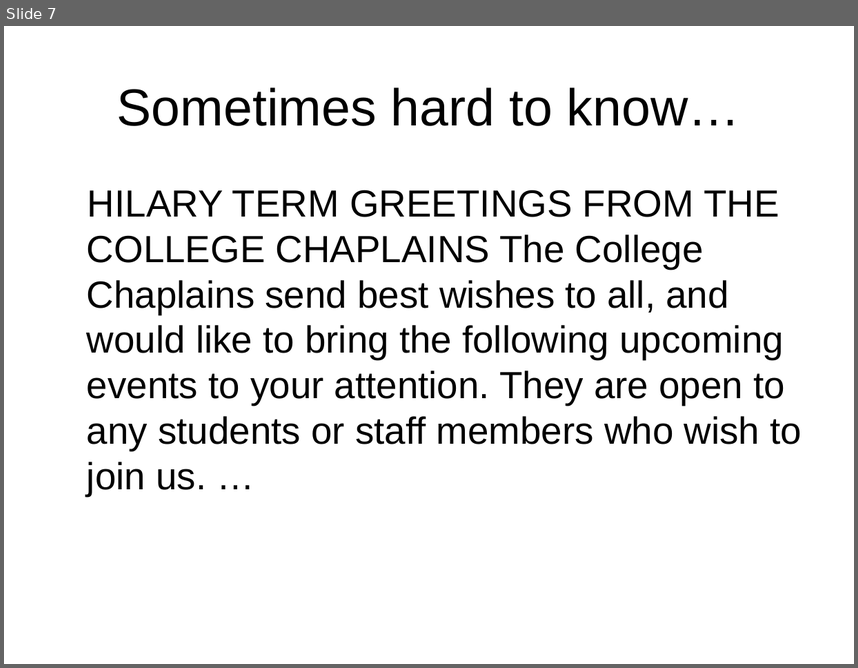
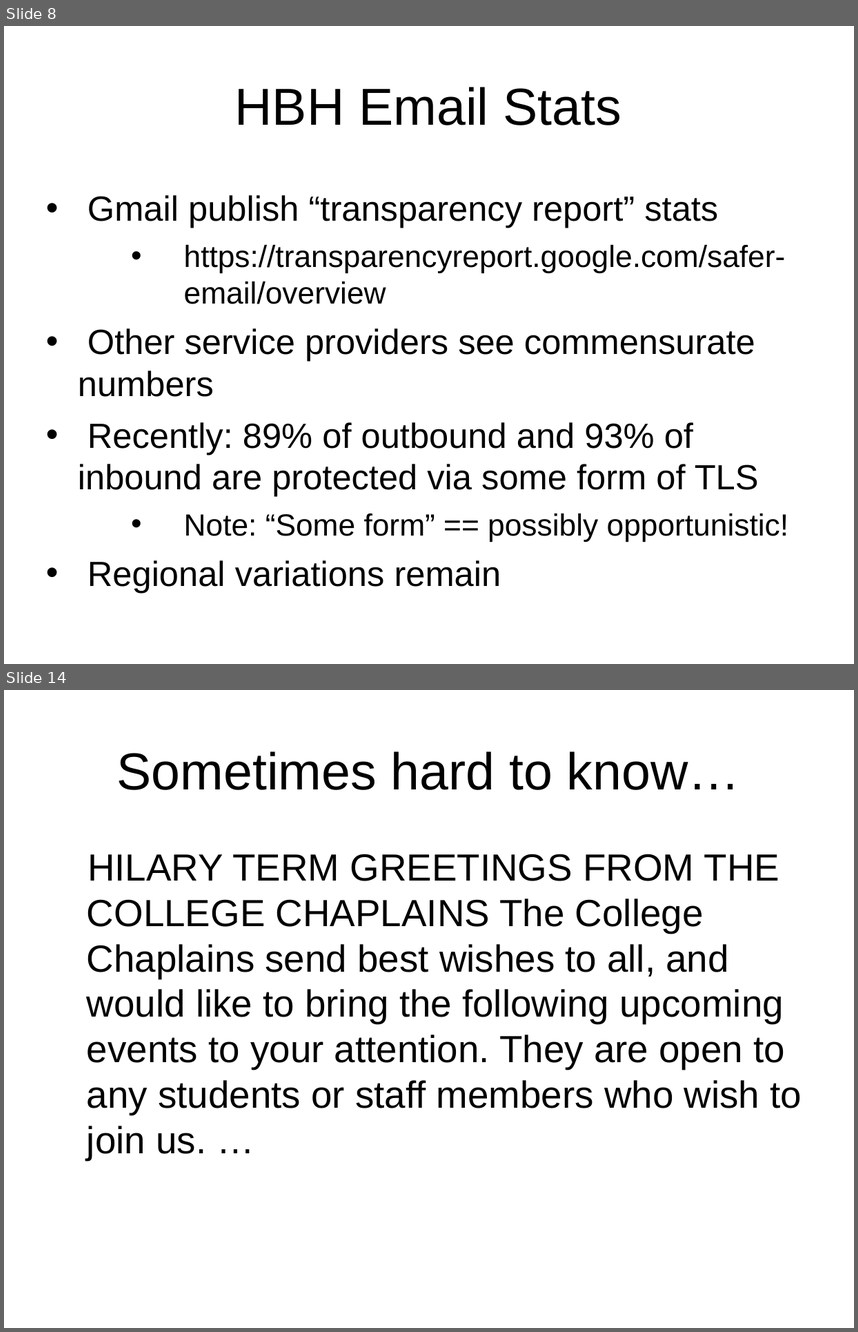
Before and after one commit to sftcd/cs7053, a slide deck: 2016lectures/04-spam.ppt. Shown one above the other, each under a label of ours: slide 7 before the commit, slides 8 and 14 after it; the slides between them are not shown. The pictures are 858x668 and 858x1332 pixels, drawn with LibreOffice and Linux fonts; fonts in the diff are those of the drawing. Boxes give left, top, right and bottom in pixels: in the first picture for what was removed or moved away, otherwise in the second. Text is boxed around its words. In the diff, an @@ line names an element or a change of style, - is before the commit and + after.

```diff
--- a/2016lectures/04-spam.ppt
+++ b/2016lectures/04-spam.ppt
@@ slide 8 added at [4, 26, 854, 664], background #FFFFFF @@
@@ title added at [235, 87, 621, 125], 44 pt, text #000000 @@
+HBH Email Stats
@@ text added at [78, 195, 789, 593], 29.6 pt, text #000000 @@
+• Gmail publish “transparency report” stats
+  • https://transparencyreport.google.com/safer-email/overview
+• Other service providers see commensurate numbers
+• Recently: 89% of outbound and 93% of inbound are protected via some form of TLS
+  • Note: “Some form” == possibly opportunistic!
+• Regional variations remain
@@ what was slide 7 is now slide 14 @@
```
Also in this commit, not shown: 8 slides changed, 6 other slides added, 2 other files.
